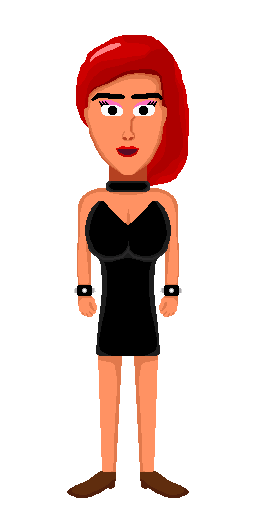
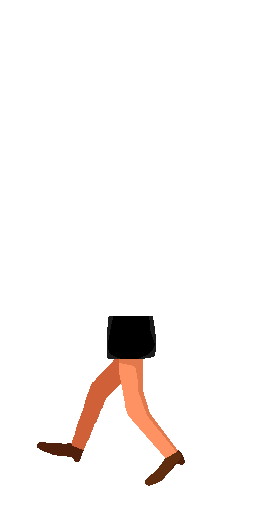
Layered file, before and after one edit (256x512). Changes by layer:
showed "LegsL4", painted on it over [37, 316, 185, 490]
hid "ArmsF" over [74, 188, 182, 317]
hid "LegsF0" over [67, 313, 189, 498]
hid "FaceF1" over [76, 35, 189, 192]
